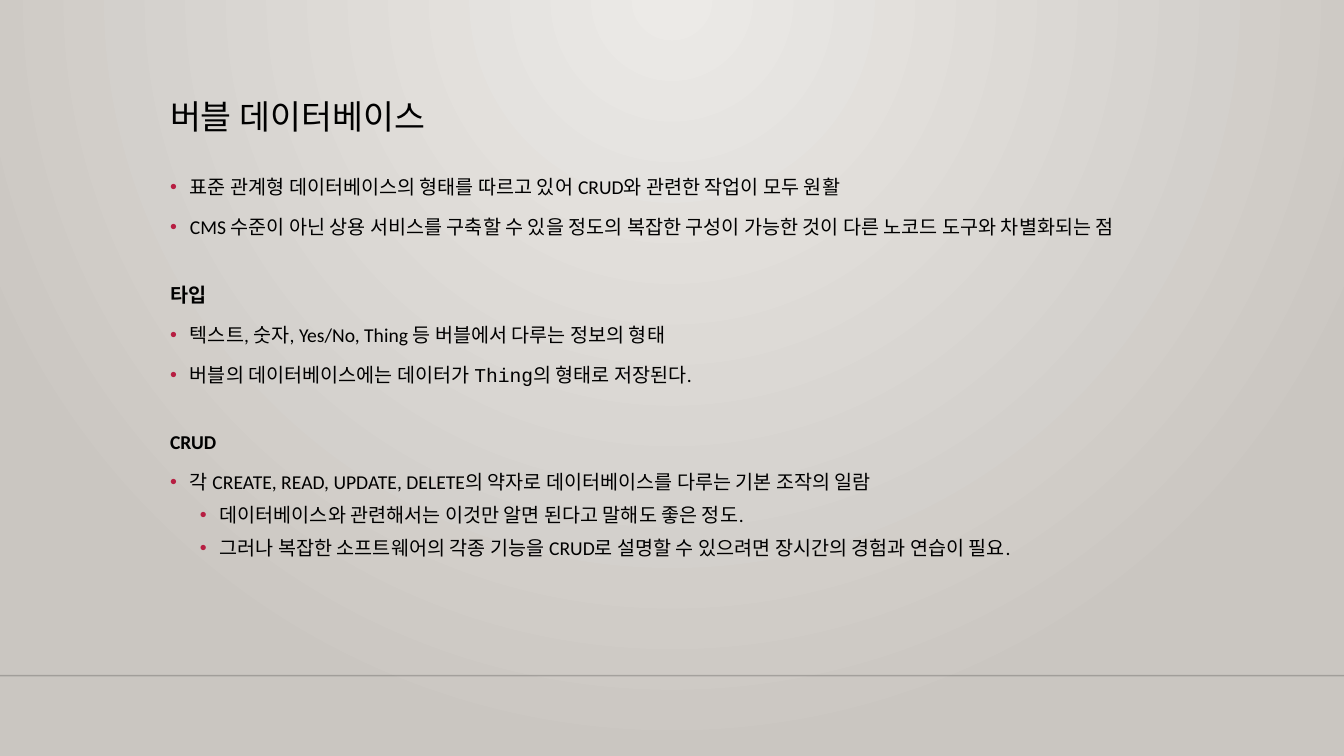
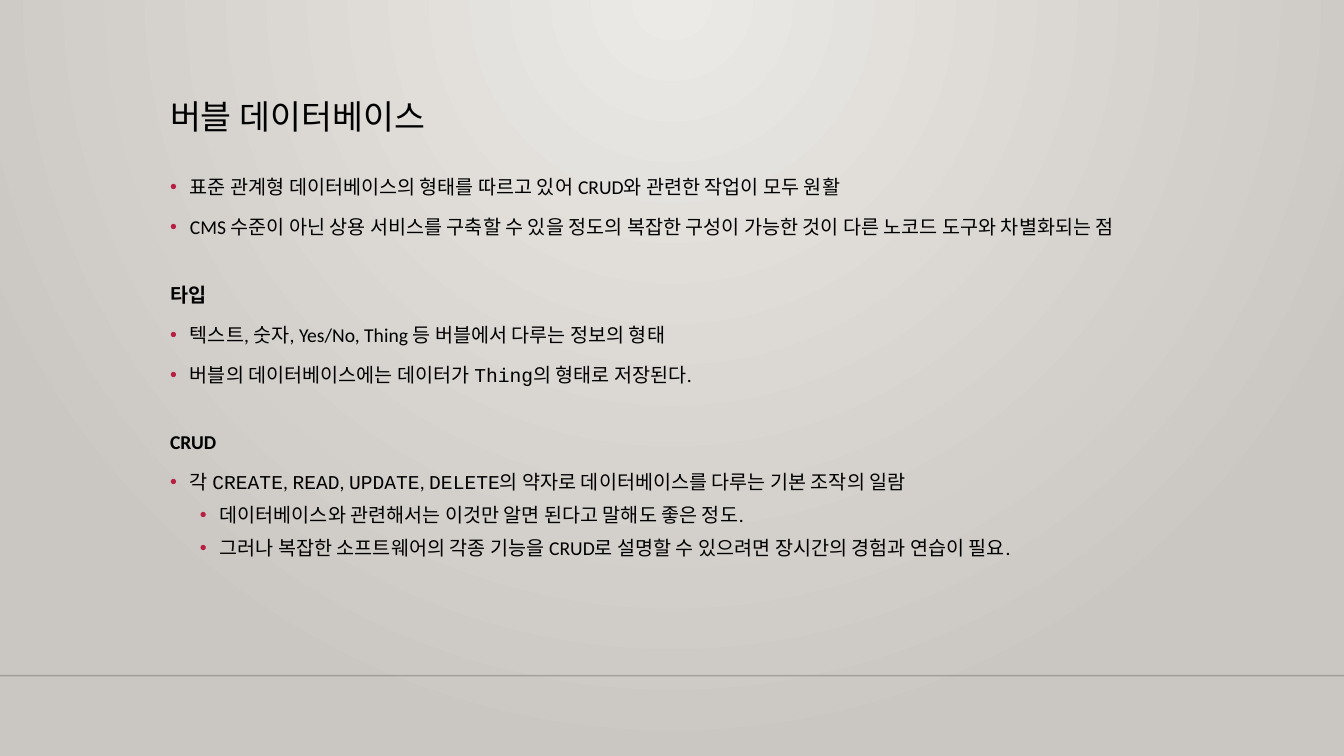
Before and after one commit to m00nlygreat/obsidian-vault, a slide deck: slide 7 of 노코드 엔지니어링/노코드 최강자 버블.pptx. Drawn at 1344x756 pixels with LibreOffice and Linux fonts; fonts in the diff are those of the drawing; background and template pictures are left out. Boxes give left, top, right and bottom in pixels: in the first picture for what was removed or moved away, otherwise in the second. Text is boxed around its words. In the diff, an @@ line names an element or a change of style, - is before the commit and + after.

Commit message:
백업 완료: 2023-11-26 06:58:20
Affected files:
노코드 엔지니어링/노코드 최강자 버블.md
노코드 엔지니어링/노코드 최강자 버블.pptx

```diff
--- a/노코드 엔지니어링/노코드 최강자 버블.pptx
+++ b/노코드 엔지니어링/노코드 최강자 버블.pptx
@@ text at (x1=190, y1=472, x2=905, y2=492): font Calibri to Courier New in "CREATE, READ, UPDATE, DELETE의" @@
```
Also in this commit, not shown: 5 other slides changed, 3 slides added, 1 other file.
